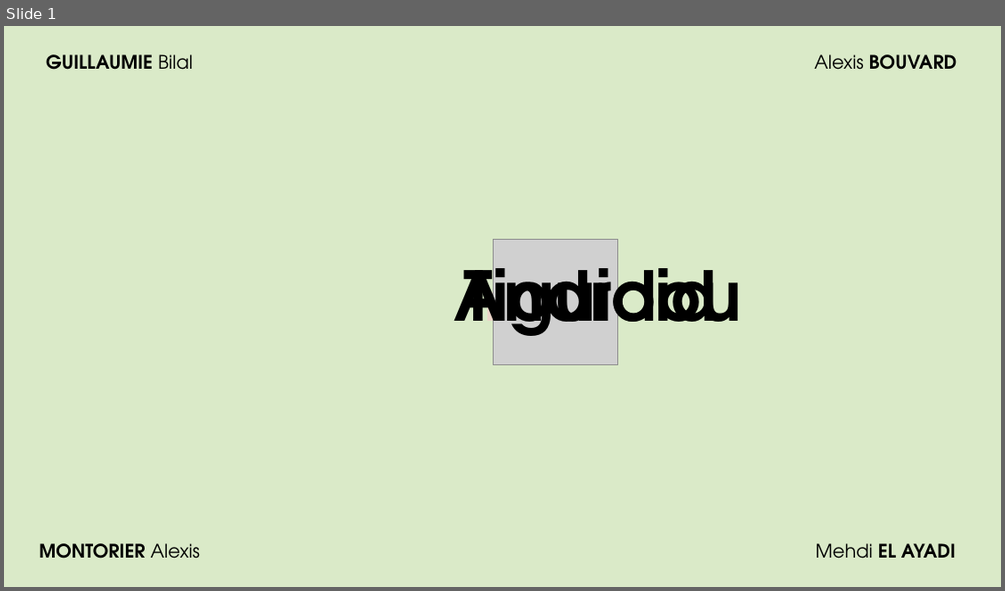
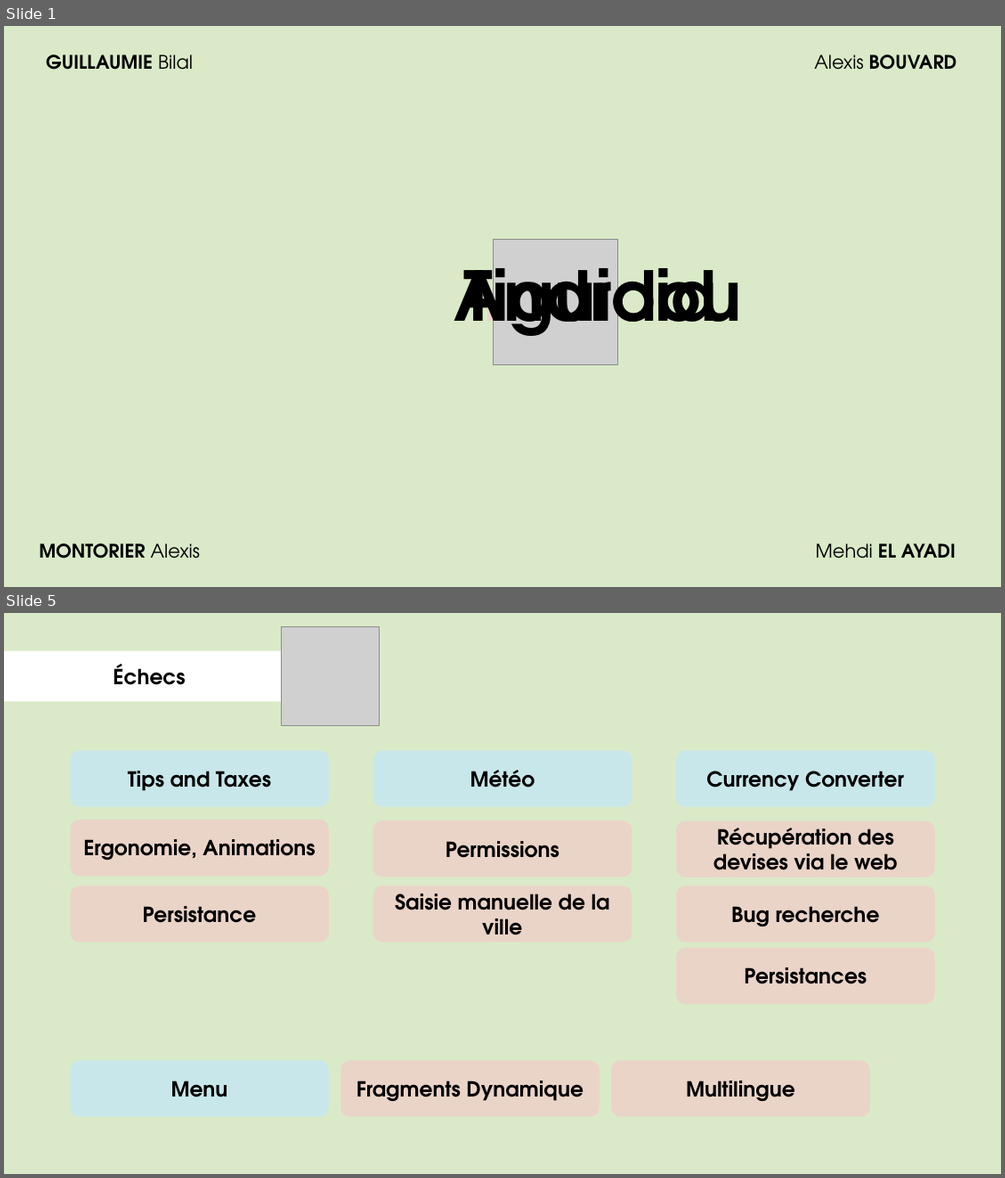
Before and after one commit to Albouvard/AppBoiteAOutil, a slide deck: présentation_android.pptx. Shown one above the other, each under a label of ours: slide 1 before the commit, slides 1 and 5 after it; the slides between them are not shown. The pictures are 1005x591 and 1005x1178 pixels, drawn with LibreOffice and Linux fonts; fonts in the diff are those of the drawing; grey boxes stand for pictures. Boxes give left, top, right and bottom in pixels: in the first picture for what was removed or moved away, otherwise in the second. Text is boxed around its words. In the diff, an @@ line names an element or a change of style, - is before the commit and + after.

```diff
--- a/présentation_android.pptx
+++ b/présentation_android.pptx
@@ slide 5 added at (4, 613, 1001, 1174), background #DAEAC8 @@
@@ picture added at (282, 626, 380, 726) @@
@@ rounded rectangle added at (4, 651, 302, 700), fill #FFFFFF, outline #FFFFFF 1 pt, 20 pt, text #000000, bold @@
+Échecs
@@ rounded rectangle added at (70, 751, 329, 807), fill #C8E7EA, 20 pt, text #000000, bold @@
+Tips and Taxes
@@ rounded rectangle added at (373, 751, 632, 807), fill #C8E7EA, 20 pt, text #000000, bold @@
+Météo
@@ rounded rectangle added at (676, 751, 935, 807), fill #C8E7EA, 20 pt, text #000000, bold @@
+Currency Converter
@@ rounded rectangle added at (70, 819, 329, 876), fill #EAD4C8, 20 pt, text #000000, bold @@
+Ergonomie, Animations
@@ rounded rectangle added at (373, 821, 632, 877), fill #EAD4C8, 20 pt, text #000000, bold @@
+Permissions
@@ rounded rectangle added at (676, 821, 935, 877), fill #EAD4C8, 20 pt, text #000000, bold @@
+Récupération des devises via le web
@@ rounded rectangle added at (70, 886, 329, 942), fill #EAD4C8, 20 pt, text #000000, bold @@
+Persistance
@@ rounded rectangle added at (373, 886, 632, 942), fill #EAD4C8, 20 pt, text #000000, bold @@
+Saisie manuelle de la ville
@@ rounded rectangle added at (676, 886, 935, 942), fill #EAD4C8, 20 pt, text #000000, bold @@
+Bug recherche
@@ rounded rectangle added at (676, 948, 935, 1004), fill #EAD4C8, 20 pt, text #000000, bold @@
+Persistances
@@ rounded rectangle added at (70, 1060, 329, 1116), fill #C8E7EA, 20 pt, text #000000, bold @@
+Menu
@@ rounded rectangle added at (340, 1060, 599, 1116), fill #EAD4C8, 20 pt, text #000000, bold @@
+Fragments Dynamique
@@ rounded rectangle added at (611, 1060, 870, 1116), fill #EAD4C8, 20 pt, text #000000, bold @@
+Multilingue
```
Also in this commit, not shown: 3 slides changed, 4 other slides added, 1 slide removed, 3 other files.
